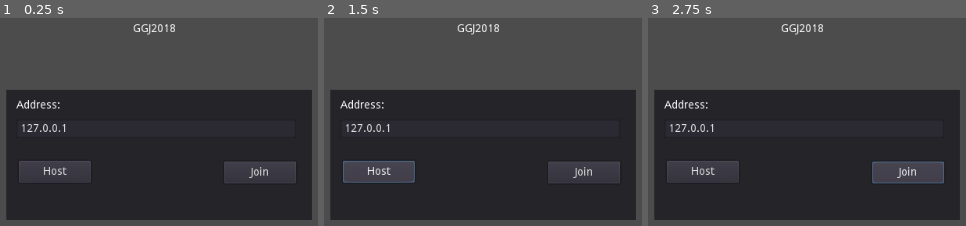
Above: before the commit, frames 1-3 (left to right).
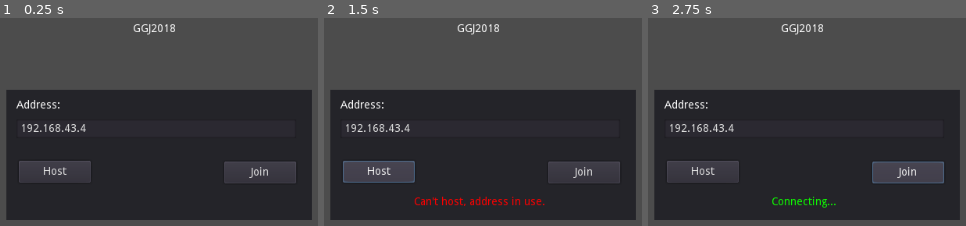
Above: after the commit, the same moments.

Repository: NykolaR/ggj2018
Game: Godot game, scene res://lobby.tscn
Two runs of this game, one before a commit and one after it. Both use one fixed random seed, a clock stepped at 60 frames per second and the inputs below. The project has no main scene, so this scene is started directly.
Inputs (mouse positions are in pixels of both pictures, inside the frame that each line leads up to):
- Up to frame 1 (0.25 s): no input
- Up to frame 2 (1.5 s): tap Enter at 0.5 s; move the mouse to (outside the picture) at 0.52 s; click "Host" at 1.25 s
- Up to frame 3 (2.75 s): click "Join" at 2 s

The runs differ from the first frame. In frame 1, 0.4% of the frame differs, in the area x 8-28%, y 50-55%; in frame 2, 1.1%, in the area x 8-70%, y 50-91%; in frame 3, 0.8%.
Error before the commit: Parse Error: The method "_set_status" isn't declared in the current class. (res://lobby.gd:39)

Commit message:
camerassssssss

Diff:
--- a/game.gd
+++ b/game.gd
@@ -7,9 +7,11 @@
 	if (not get_tree().network_peer == null) and get_tree().is_network_server():
 		# if server, give control of player2 node to player 2 (recursive)
 		$player2.set_network_master(get_tree().get_network_connected_peers()[0])
+		$player1/player/cam_y/cam_x/camera.current = true
 	else:
 		# else, give control to self (recursive)
 		$player2.set_network_master(get_tree().get_network_unique_id())
+		$player2/player/cam_y/cam_x/camera.current = true
 
 	add_child(preload("res://level.tscn").instance())
 
--- a/game.tscn
+++ b/game.tscn
@@ -12,11 +12,14 @@
 
 [node name="player" parent="player1" index="0" instance=ExtResource( 2 )]
 
-editor/display_folded = true
 transform = Transform( 1, 0, 0, 0, 1, 0, 0, 0, 1, 0, 1.2, -3 )
 collision_layer = 2
 collision_mask = 9
 _sections_unfolded = [ "Collision", "Transform" ]
+
+[node name="camera" parent="player1/player/cam_y/cam_x" index="0"]
+
+cull_mask = 1048567
 
 [node name="orb" parent="player1" index="1" instance=ExtResource( 3 )]
 
@@ -30,7 +33,6 @@
 
 [node name="player" parent="player2" index="0" instance=ExtResource( 2 )]
 
-editor/display_folded = true
 transform = Transform( 1, 0, 0, 0, 1, 0, 0, 0, 1, 0, 1.2, 3 )
 collision_layer = 4
 collision_mask = 17
@@ -38,6 +40,7 @@
 
 [node name="camera" parent="player2/player/cam_y/cam_x" index="0"]
 
+cull_mask = 1048559
 current = true
 
 [node name="orb" parent="player2" index="1" instance=ExtResource( 3 )]
--- a/lobby.gd
+++ b/lobby.gd
@@ -10,7 +10,7 @@
 	get_tree().connect("connection_failed",self,"_connected_fail")
 	get_tree().connect("server_disconnected",self,"_server_disconnected")
 
-func set_status(text, is_ok): # set status labels
+func _set_status(text, is_ok): # set status labels
 	if (is_ok):
 		$panel/status_ok.set_text(text)
 		$panel/status_fail.set_text("")
--- a/lobby.tscn
+++ b/lobby.tscn
@@ -2,7 +2,7 @@
 
 [ext_resource path="res://lobby.gd" type="Script" id=1]
 
-[node name="lobby" type="Control"]
+[node name="lobby" type="Control" index="0"]
 
 anchor_left = 0.0
 anchor_top = 0.0
@@ -91,7 +91,7 @@
 mouse_default_cursor_shape = 1
 size_flags_horizontal = 1
 size_flags_vertical = 1
-text = "127.0.0.1"
+text = "192.168.43.4"
 focus_mode = 2
 context_menu_enabled = true
 placeholder_alpha = 0.6
